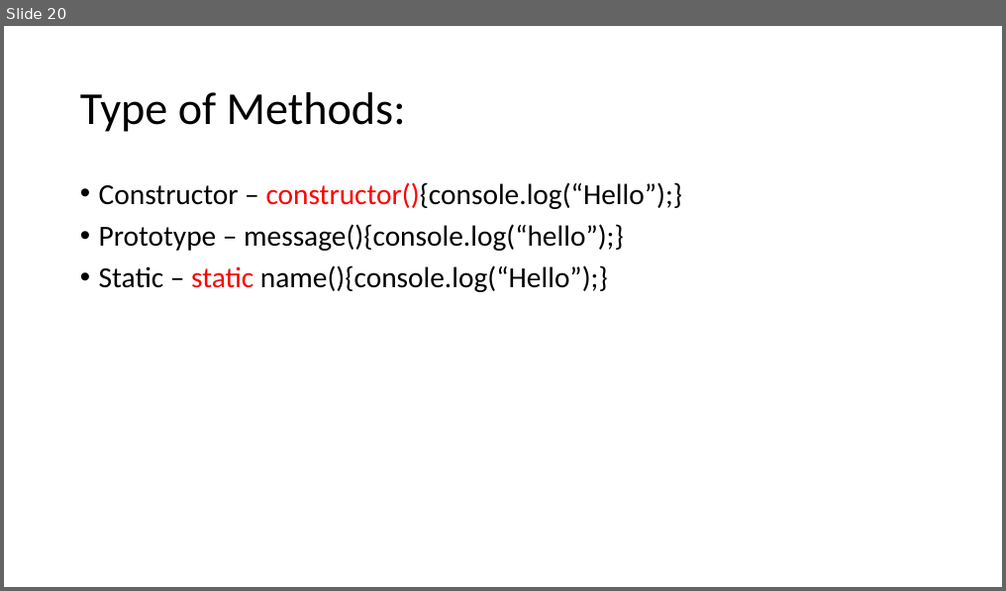
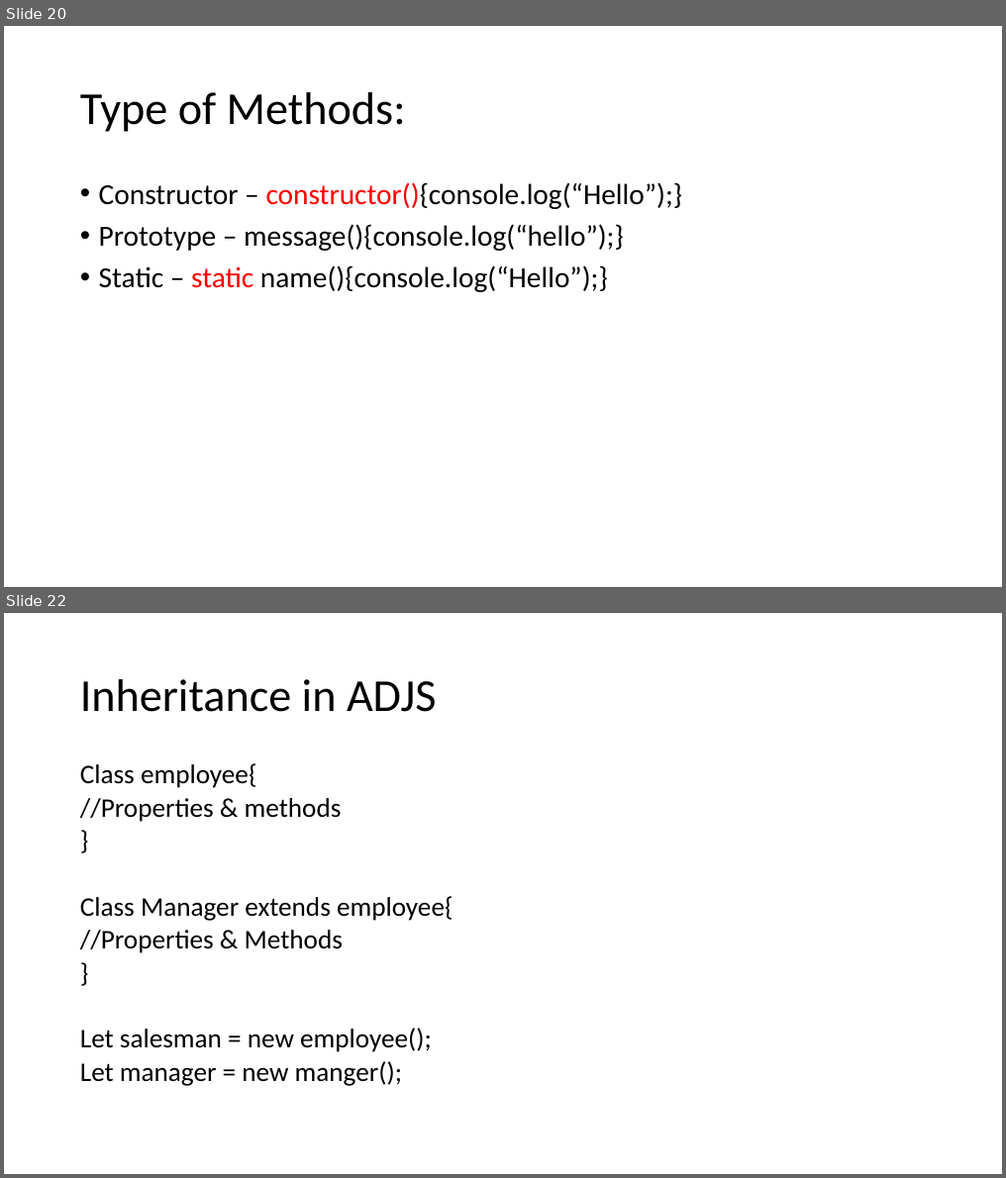
Before and after one commit to PiyushChaturvedii/Batch04, a slide deck: AdvanceJavaScript.pptx. Shown one above the other, each under a label of ours: slide 20 before the commit, slides 20 and 22 after it; the slides between them are not shown. The pictures are 1006x591 and 1006x1178 pixels, drawn with LibreOffice and Linux fonts; fonts in the diff are those of the drawing. Boxes give left, top, right and bottom in pixels: in the first picture for what was removed or moved away, otherwise in the second. Text is boxed around its words. In the diff, an @@ line names an element or a change of style, - is before the commit and + after.

Commit message:
Inheritance

```diff
--- a/AdvanceJavaScript.pptx
+++ b/AdvanceJavaScript.pptx
@@ slide 22 added at [4,613,1002,1174], background #FFFFFF @@
@@ title added at [80,679,437,712], 44 pt, text #000000 @@
+Inheritance in ADJS
@@ text added at [80,763,453,1086], 25.9 pt, text #000000 @@
+Class employee{
+//Properties & methods
+}
+Class Manager extends employee{
+//Properties & Methods
+}
+Let salesman = new employee();
+Let manager = new manger();
```
Also in this commit, not shown: 1 other slide added, 1 slide removed, 1 other file.
